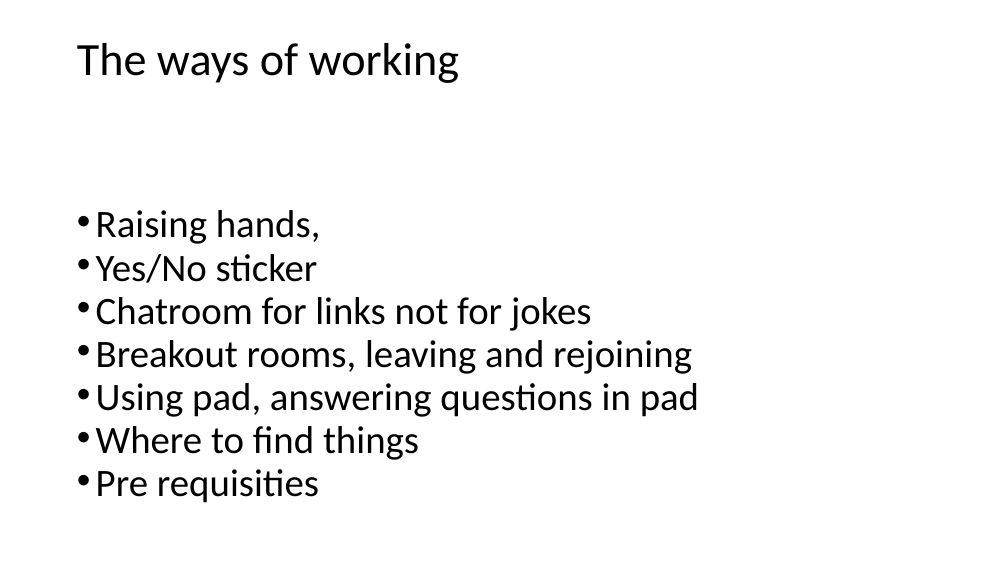
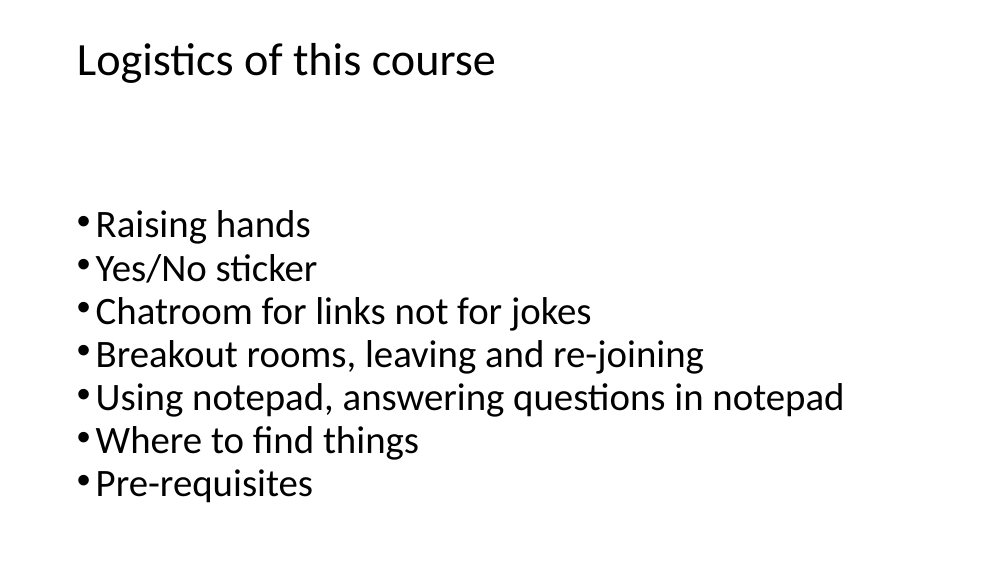
Before and after one commit to tobyhodges/solid-waddle, a slide deck: slide 6 of instructors/Wellcome_Episode.pptx. Drawn at 1008x567 pixels with LibreOffice and Linux fonts; fonts in the diff are those of the drawing. Boxes give left, top, right and bottom in pixels: in the first picture for what was removed or moved away, otherwise in the second. Text is boxed around its words. In the diff, an @@ line names an element or a change of style, - is before the commit and + after.

```diff
--- a/instructors/Wellcome_Episode.pptx
+++ b/instructors/Wellcome_Episode.pptx
@@ title at (77,43,496,83): text changed @@
-The ways of working
+Logistics of this course
@@ text at (96,210,311,244): text changed @@
-• Raising hands,
+• Raising hands
@@ text at (96,340,844,417): text changed @@
-• Breakout rooms, leaving and rejoining
-• Using pad, answering questions in pad
+• Breakout rooms, leaving and re-joining
+• Using notepad, answering questions in notepad
@@ text at (96,469,313,503): text changed @@
-• Pre requisities
+• Pre-requisites
```
Also in this commit, not shown: 6 other files.
